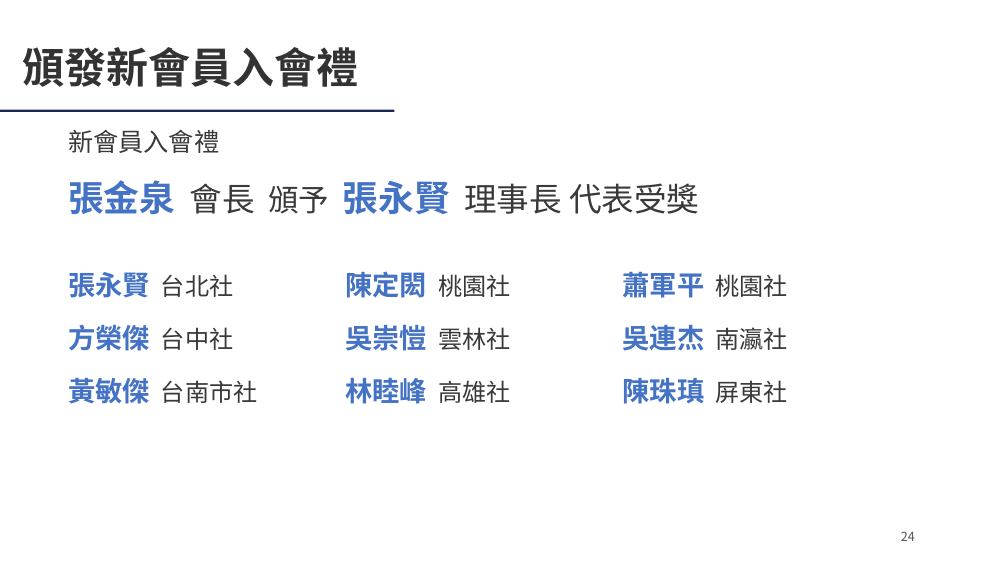
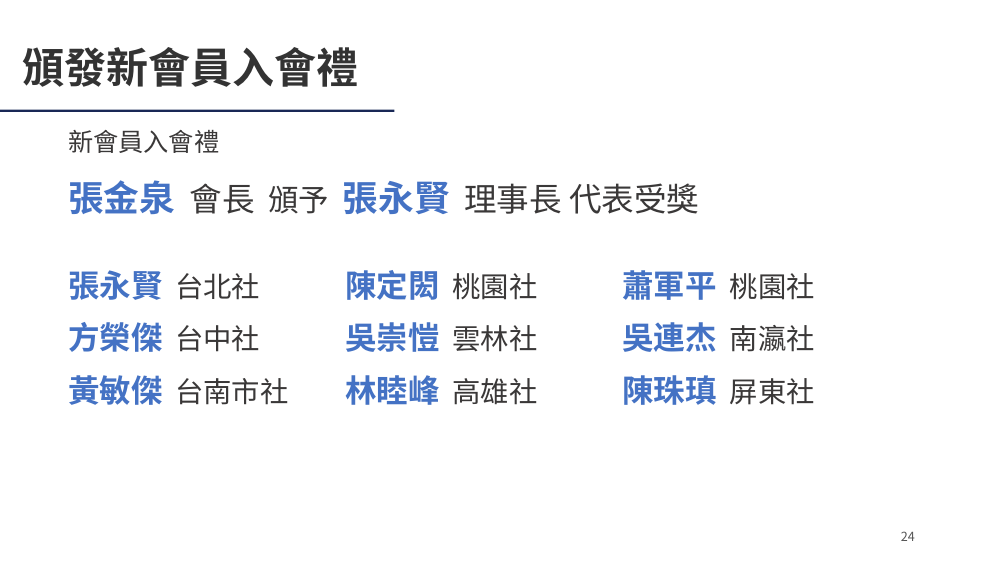
Before and after one commit to Ericliang680928/IAA, a slide deck: slide 24 of 20261204/agm/IAA會員大會簡報_20261204.pptx. Drawn at 1008x567 pixels with LibreOffice and Linux fonts; fonts in the diff are those of the drawing; background and template pictures are left out. Boxes give left, top, right and bottom in pixels: in the first picture for what was removed or moved away, otherwise in the second. Text is boxed around its words. In the diff, an @@ line names an element or a change of style, - is before the commit and + after.

```diff
--- a/20261204/agm/IAA會員大會簡報_20261204.pptx
+++ b/20261204/agm/IAA會員大會簡報_20261204.pptx
@@ text "張永賢 台北社" at [68,270,260,300]: size 26 to 30 pt in "張永賢"; size 23 to 27 pt in "台北社" @@
@@ text "陳定閎 桃園社" at [345,270,537,300]: size 26 to 30 pt in "陳定閎"; size 23 to 27 pt in "桃園社" @@
@@ text "蕭軍平 桃園社" at [622,270,815,300]: size 26 to 30 pt in "蕭軍平"; size 23 to 27 pt in "桃園社" @@
@@ text "方榮傑 台中社" at [68,322,260,352]: size 26 to 30 pt in "方榮傑"; size 23 to 27 pt in "台中社" @@
@@ text "吳崇愷 雲林社" at [345,322,537,352]: size 26 to 30 pt in "吳崇愷"; size 23 to 27 pt in "雲林社" @@
@@ text "吳連杰 南瀛社" at [622,322,815,352]: size 26 to 30 pt in "吳連杰"; size 23 to 27 pt in "南瀛社" @@
@@ text "黃敏傑 台南市社" at [68,375,288,405]: size 26 to 30 pt in "黃敏傑"; size 23 to 27 pt in "台南市社" @@
@@ text "林睦峰 高雄社" at [345,375,537,405]: size 26 to 30 pt in "林睦峰"; size 23 to 27 pt in "高雄社" @@
@@ text "陳珠瑱 屏東社" at [622,375,815,405]: size 26 to 30 pt in "陳珠瑱"; size 23 to 27 pt in "屏東社" @@
```
Also in this commit, not shown: 16 other slides changed, 3 other files.
